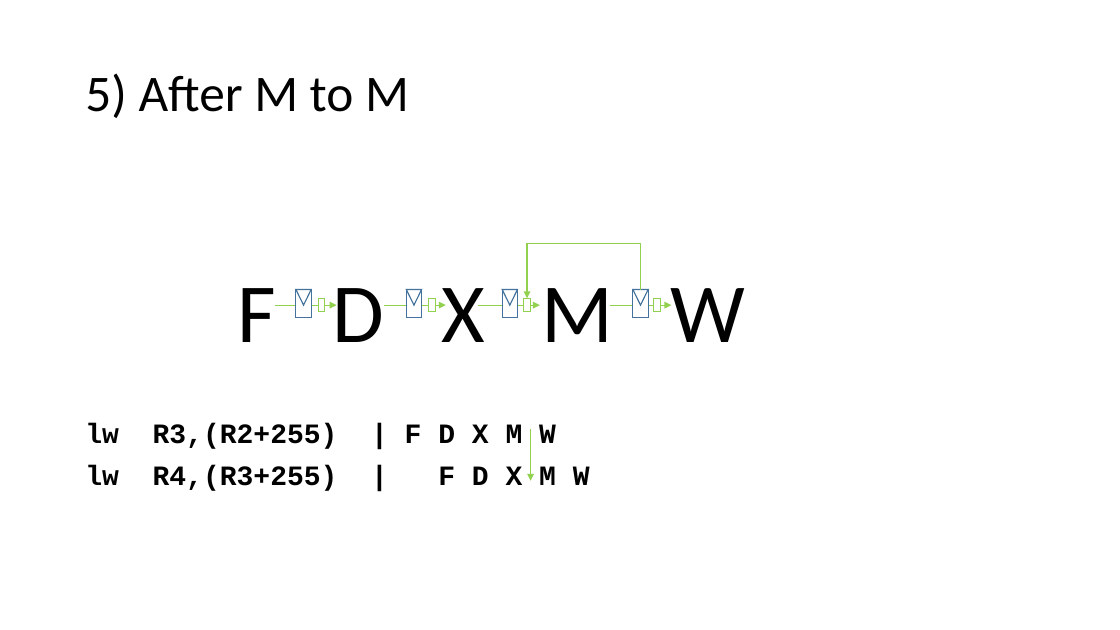
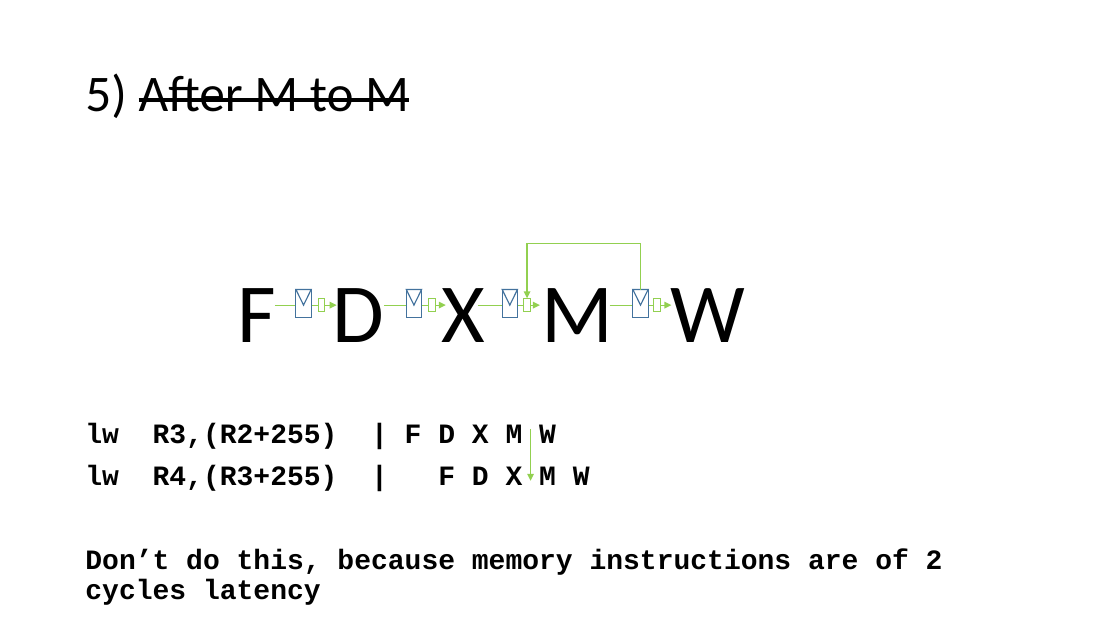
Before and after one commit to FROL256/argon-cpu, a slide deck: slide 6 of DOC/bypassing.pptx. Drawn at 1120x630 pixels with LibreOffice and Linux fonts; fonts in the diff are those of the drawing. Boxes give left, top, right and bottom in pixels: in the first picture for what was removed or moved away, otherwise in the second. Text is boxed around its words. In the diff, an @@ line names an element or a change of style, - is before the commit and + after.

```diff
--- a/DOC/bypassing.pptx
+++ b/DOC/bypassing.pptx
@@ title "5) After M to M" at [85,73,409,118]: strikethrough on in "After M to M" @@
@@ text at [85,549,943,605]: paragraph added @@
+Don’t do this, because memory instructions are of 2 cycles latency
```
Also in this commit, not shown: 1 other slide changed, 3 other files.
